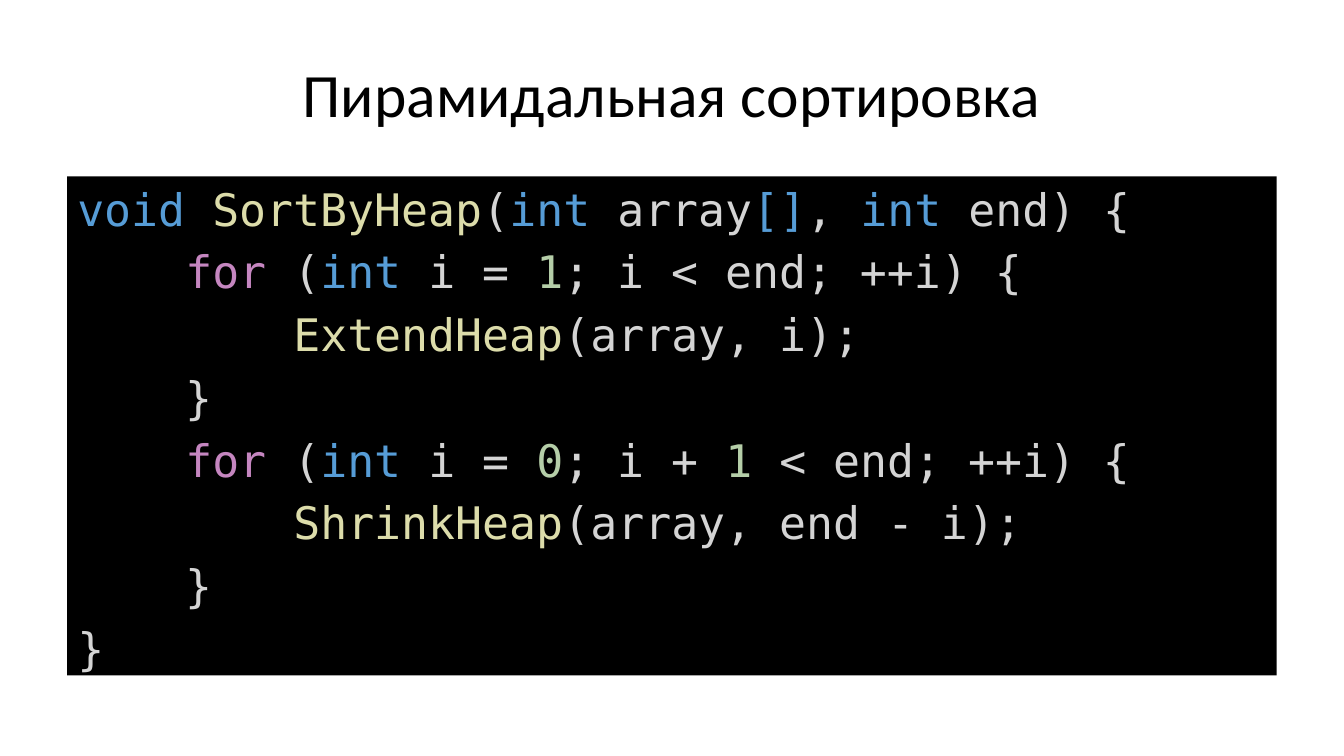
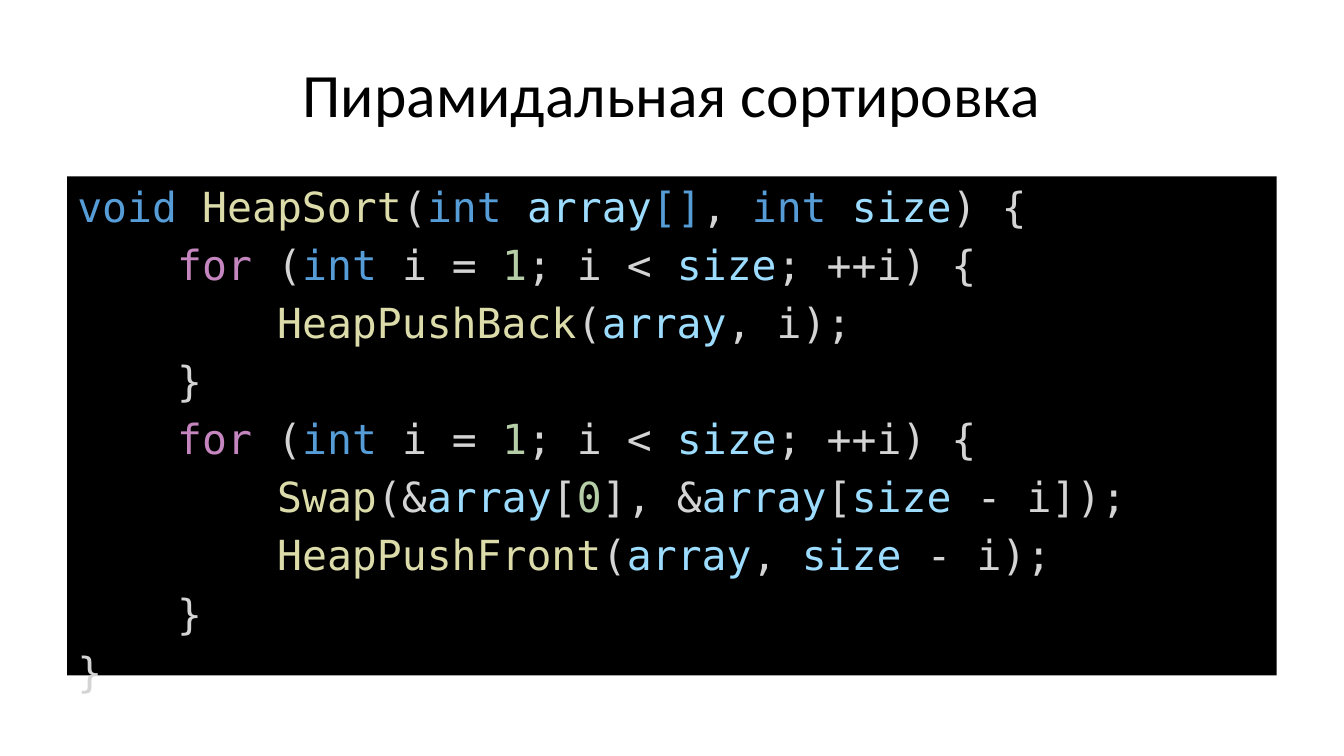
Before and after one commit to Evgueni-Petrov-aka-espetrov/Algorithms-and-Programming-in-C-pptx, a slide deck: slide 74 of 13 Сортировка.pptx. Drawn at 1344x756 pixels with LibreOffice and Linux fonts; fonts in the diff are those of the drawing. Boxes give left, top, right and bottom in pixels: in the first picture for what was removed or moved away, otherwise in the second. Text is boxed around its words. In the diff, an @@ line names an element or a change of style, - is before the commit and + after.

Commit message:
исправил код heap sort :-)

```diff
--- a/13 Сортировка.pptx
+++ b/13 Сортировка.pptx
@@ text "void HeapSort(int array[], int size) ..." at [68, 176, 1277, 676]: size 32 to 29.6 pt in "}", "}", "}" @@
@@ text at [77, 190, 977, 347]: text changed; size 32 to 29.6 pt @@
-void SortByHeap(int array[], int end) {
-for (int i = 1; i < end; ++i) {
-ExtendHeap(array, i);
+void HeapSort(int array[], int size) {
+for (int i = 1; i < size; ++i) {
+HeapPushBack(array, i);
@@ text at [177, 422, 1127, 579]: text changed; size 32 to 29.6 pt @@
-for (int i = 0; i + 1 < end; ++i) {
-ShrinkHeap(array, end - i);
+for (int i = 1; i < size; ++i) {
+Swap(&array[0], &array[size - i]);
+HeapPushFront(array, size - i);
```
Also in this commit, not shown: 9 other slides changed.
